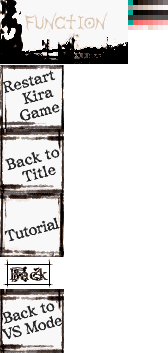
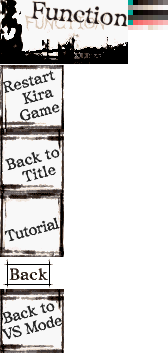
Comparing the layer stacks of the two 168×353 images. Changes:
added layer "Function" above "Layer" over [31, 0, 128, 28]
painted on "Layer 0" over [11, 266, 43, 282]
